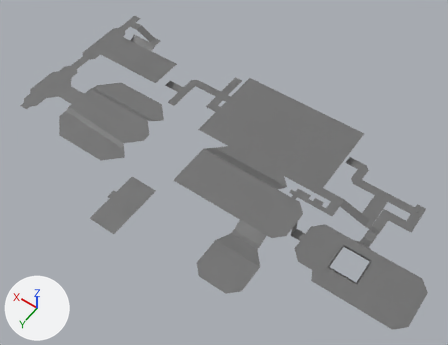
The FBX model Assets/Meshes/Environment/ModularKits/Encounter_001/Encounter_001_Roof.fbx as it was, and as the next commit left it.
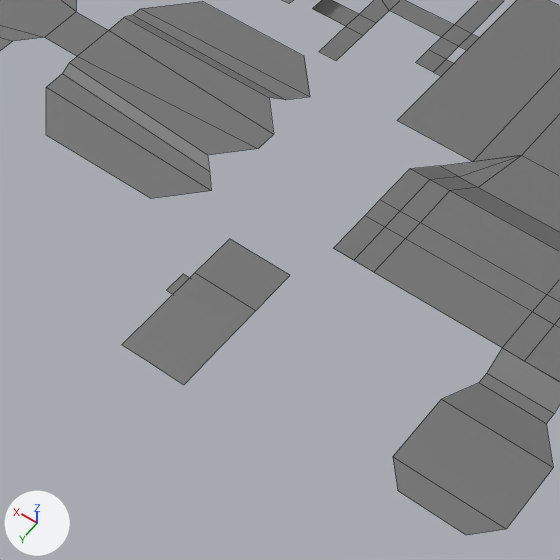
Each version appears first whole from a camera (50 mm lens) standing at (-170.7, 41.2, 199.9) and looking at (-79.2, -86.7, -1.2), and next in a close-up on the part from 9% to 59% of the width and 24% to 88% of the height. The axes (+X, +Y, +Z) are drawn at lower left. The lights are the same throughout. The close-ups show mesh edges as thin lines. Where no turn or scale is listed for an object, it has been applied to the vertices. Vertices at the same position are counted once.

Names of what the first close-up shows: 'Encounter_001_Roof'.
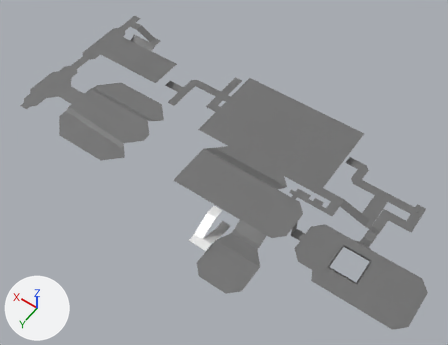
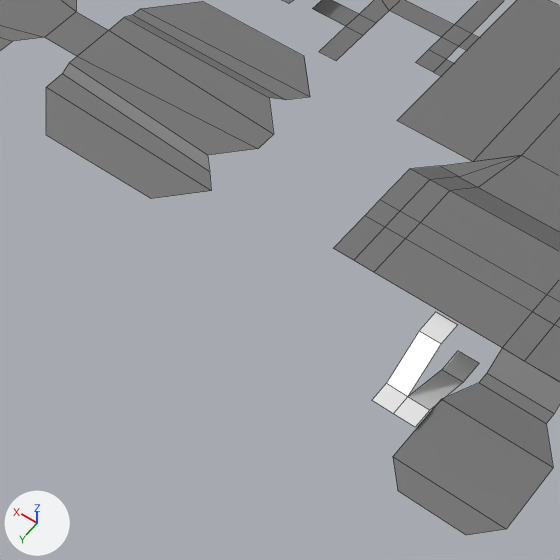
The change, as a list of edits to the scene's bpy script:
```text
Add mat_material_032:
    mat_material_032 = principled_material('Material.032')
    mat_material_032.base_color = (0.8, 0.8, 0.8)  # white #e7e7e7
    mat_material_032.metallic = 0.667
    mat_material_032.roughness = 0.585
Change me_encounter_001_roof:
    used by ob_encounter_001_roof; location = (-76.0, -51.0, -6.0)
    remove me_encounter_001_roof.from_pydata(...)  # 331 vertices, 195 faces; spans x -94.0..96.0, y -91.0..17.0, z 0.0..15.0
    add me_encounter_001_roof.from_pydata(...)  # 332 vertices, 198 faces; spans x -94.0..96.0, y -91.0..9.0, z 0.0..11.0
    me_encounter_001_roof part 1: a new loose piece of 14 vertices spanning x -20.0..-12.0, y -17.0..-1.0, z 3.0..10.0, in mat_material_032 (white #e7e7e7)
    me_encounter_001_roof part 2: the loose piece of 9 vertices spanning x 8.0..20.0, y -7.0..17.0, z 15.0 is deleted
    me_encounter_001_roof part 3: the loose piece of 4 vertices spanning x 20.0..28.0, y -3.0..1.0, z 4.0 is deleted
    add me_encounter_001_roof.materials.append(mat_material_032)  # white #e7e7e7
```

Boxes [x1, y1, x2, y2] around the edits, measured in the close-ups (560 x 560 px):
part 1 of me_encounter_001_roof, added
    after: [372, 312, 479, 427]
part 2 of me_encounter_001_roof, deleted
    before: [122, 239, 290, 385]
part 3 of me_encounter_001_roof, deleted
    before: [166, 274, 189, 294]
